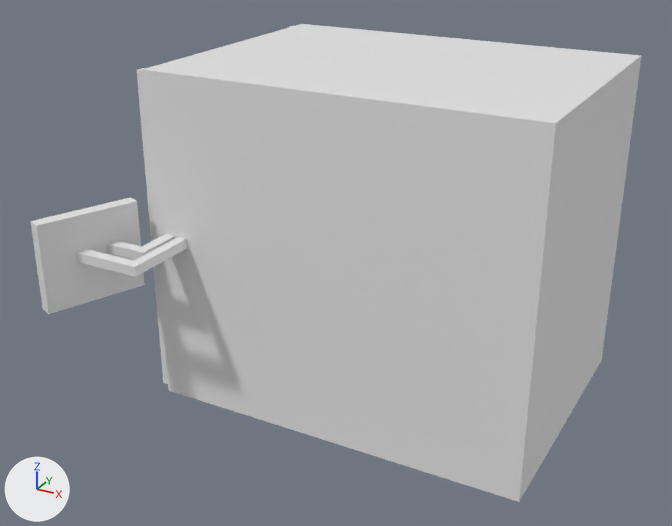
What one commit did to the glTF model models/replicator/replicator.glb.
Before and after are seen from a camera (50 mm lens) standing at (2.191, -4.427, 3.062) and looking at (-0.196, -0.088, 0.892). Arrows for +X, +Y and +Z are at lower left; the lights stay in place. Where no turn or scale is listed for an object, it has been applied to the vertices.

The first picture shows 'ControlPanel', 'Cube.001', 'Cube.004', 'Shell'.
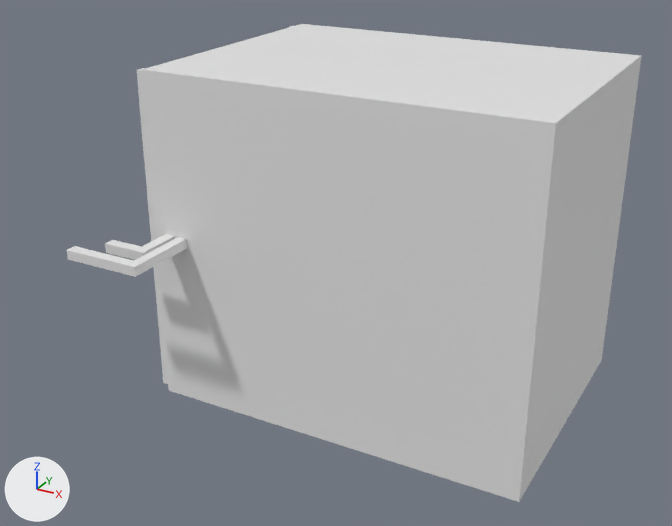
Commit message: WIP panel

Where the change shows, as pixel boxes (x1, y1, x2, y2) in the pictures (672 x 526 px):
'ControlPanel', deleted: before (30, 198, 145, 314)

What the commit changed:
Object 'ControlPanel' (ob_controlpanel) is deleted.
